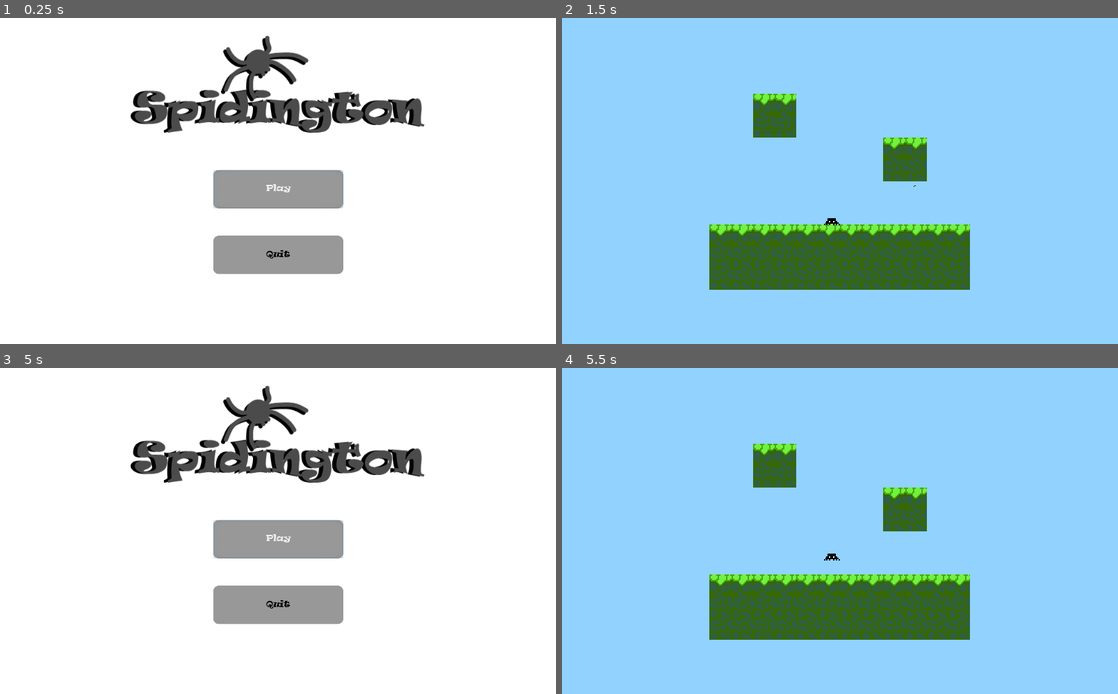
Above: before the commit, frames 1-4 (two rows, left to right).
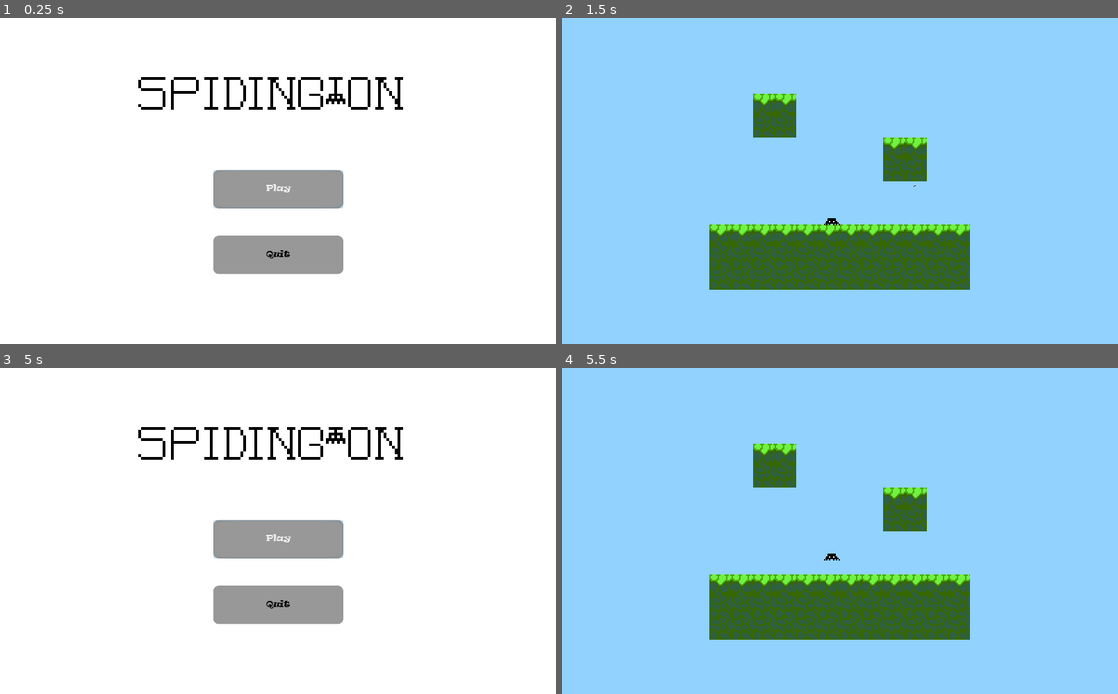
Above: after the commit, the same moments.

Repository: Tusentio/Spidington
Game: Godot game, scene res://Scenes/Menu/Menu.tscn
Same seed, same stepped clock (60 frames per second), same inputs: the game is played once before the commit and once after it.
Inputs (mouse positions are in pixels of both pictures, inside the frame that each line leads up to):
- Up to frame 1 (0.25 s): no input
- Up to frame 2 (1.5 s): click "Play" at 0.5 s; move the mouse to (962, 164) at 1.27 s; click (962, 164) at 1.35 s
- Up to frame 3 (5 s): tap Enter at 2, 3.5 s; move the mouse to (166, 547) at 2.02 s; click (166, 547) at 2.1 s; tap Space at 2.75, 4.25 s; move the mouse to (333, 459) at 2.77 s; click (333, 459) at 2.85 s; move the mouse to (250, 596) at 3.52 s; click (250, 596) at 3.6 s; move the mouse to (444, 579) at 4.27 s; click (444, 579) at 4.35 s; tap Escape (pause_menu) at 4.9 s
- Up to frame 4 (5.5 s): click "Play" at 5 s

The runs differ from the first frame. In frame 1, 5.8% of the frame differs, in the area x 23-77%, y 5-36%; in frame 2, nothing differs; in frame 3, 5.8%; in frame 4, nothing differs.

Commit message:
Update logo

Diff:
--- a/Scenes/Menu/Menu.tscn
+++ b/Scenes/Menu/Menu.tscn
@@ -1,10 +1,15 @@
-[gd_scene load_steps=8 format=2]
+[gd_scene load_steps=14 format=2]
 
 [ext_resource path="res://Logo.png" type="Texture" id=1]
 [ext_resource path="res://Fonts/GameFont.tres" type="DynamicFont" id=2]
 [ext_resource path="res://Scenes/Menu/QuitButton.gd" type="Script" id=3]
 [ext_resource path="res://Scenes/Menu/PlayButton.gd" type="Script" id=4]
 [ext_resource path="res://Scenes/Menu/Menu.gd" type="Script" id=5]
+[ext_resource path="res://Logo/Spidingtonlogo5.png" type="Texture" id=6]
+[ext_resource path="res://Logo/Spidingtonlogo2.png" type="Texture" id=7]
+[ext_resource path="res://Logo/Spidingtonlogo.png" type="Texture" id=8]
+[ext_resource path="res://Logo/Spidingtonlogo3.png" type="Texture" id=9]
+[ext_resource path="res://Logo/Spidingtonlogo4.png" type="Texture" id=10]
 
 [sub_resource type="StyleBoxFlat" id=1]
 corner_radius_top_left = 10
@@ -17,6 +22,14 @@
 corner_radius_top_right = 10
 corner_radius_bottom_right = 10
 corner_radius_bottom_left = 10
+
+[sub_resource type="SpriteFrames" id=3]
+animations = [ {
+"frames": [ ExtResource( 7 ), ExtResource( 9 ), ExtResource( 10 ), ExtResource( 6 ), ExtResource( 8 ) ],
+"loop": true,
+"name": "default",
+"speed": 5.0
+} ]
 
 [node name="Menu" type="Control"]
 anchor_right = 1.0
@@ -34,6 +47,7 @@
 }
 
 [node name="TextureRect" type="TextureRect" parent="ColorRect"]
+visible = false
 anchor_left = 0.5
 anchor_right = 0.5
 margin_left = -300.0
@@ -41,6 +55,9 @@
 margin_right = 300.0
 margin_bottom = 219.0
 texture = ExtResource( 1 )
+__meta__ = {
+"_edit_use_anchors_": false
+}
 
 [node name="ButtonContainer" type="VBoxContainer" parent="ColorRect"]
 anchor_left = 0.5
@@ -86,5 +103,12 @@
 text = "Quit"
 script = ExtResource( 3 )
 
+[node name="Logo" type="AnimatedSprite" parent="ColorRect"]
+position = Vector2( 513.738, 143.894 )
+scale = Vector2( 5.0879, 5.0879 )
+frames = SubResource( 3 )
+frame = 4
+playing = true
+
 [connection signal="pressed" from="ColorRect/ButtonContainer/PlayButton" to="ColorRect/ButtonContainer/PlayButton" method="_on_PlayButton_pressed"]
 [connection signal="pressed" from="ColorRect/ButtonContainer/QuitButton" to="ColorRect/ButtonContainer/QuitButton" method="_on_QuitButton_pressed"]
